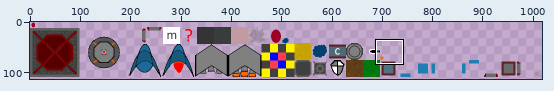
Two versions of one sprite sheet, client/assets/sprites.png. The picture above shows the old version from afar; the outline marks the close-up.
Close-up. Old version:
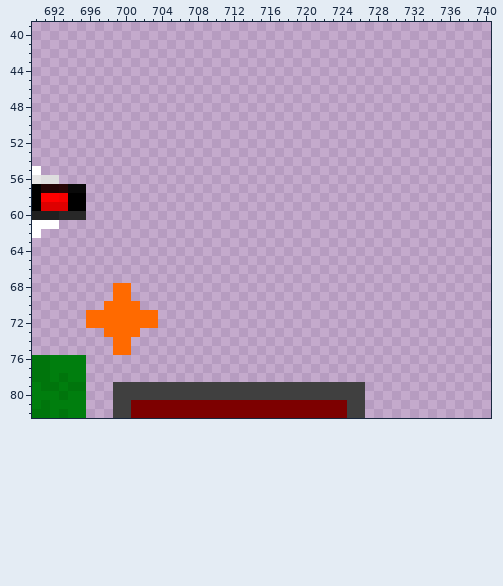
The file is 1024x128 pixels. Colours within 5 levels of each other are drawn and written as one. Shown: x 690..740, y 39..82. The wide view leaves out empty margins.
New version:
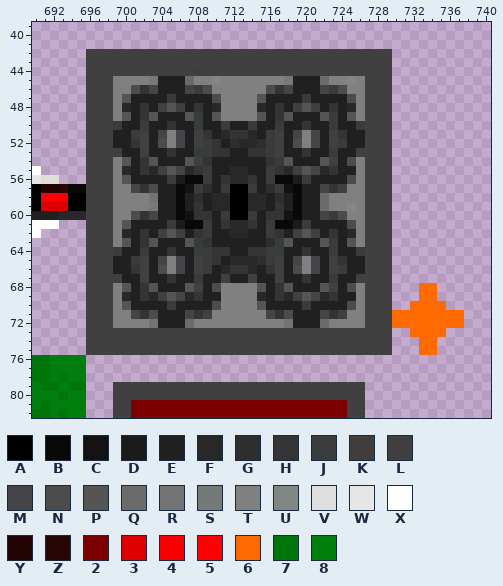
Palette (. is transparent): A #000000  B #090909  C #131313  D #1a1b1b  E #202020  F #282828  G #2e2e2e  H #343434  J #393c3c  K #403d3a  L #404040  M #454449  N #4d4c4c  P #555555  Q #6b6b6b  R #737373  S #767979  T #808080  U #818883  V #dedede  W #e6e6e6  X #ffffff  Y #220404  Z #280606  2 #7d0000  3 #de0000  4 #f70000  5 #ff0000  6 #ff6a00  7 #00750c  8 #007e0e
From old to new:
@@ x 690..740 @@
 41 ...................................................
-42 ...................................................
-43 ...................................................
-44 ...................................................
-45 ...................................................
-46 ...................................................
-47 ...................................................
-48 ...................................................
-49 ...................................................
-50 ...................................................
-51 ...................................................
-52 ...................................................
-53 ...................................................
-54 ...................................................
-55 X..................................................
-56 WVV................................................
-57 AYYZBB.............................................
-58 A554AA.............................................
-59 A333AA.............................................
-60 EEEFFF.............................................
-61 XXX................................................
-62 X..................................................
-63 ...................................................
-64 ...................................................
-65 ...................................................
-66 ...................................................
-67 ...................................................
-68 .........66........................................
-69 .........66........................................
-70 ........6666.......................................
-71 ......66666666.....................................
-72 ......66666666.....................................
-73 ........6666.......................................
-74 .........66........................................
-75 .........66........................................
+42 ......LLLLLLLLLLLLLLLLLLLLLLLLLLLLLLLLLL...........
+43 ......LLLLLLLLLLLLLLLLLLLLLLLLLLLLLLLLLL...........
+44 ......LLLLLLLLLLLLKLLLLLLLLLLLLLLLLLLLLL...........
+45 ......LLLTTTTSEEEQTTUTTTTTTTSEEEQTTUTLLL...........
+46 ......LLLTTNHMEEEMJNTTTTTTNHMEEEMJNTTLLL...........
+47 ......LLLTPEEEEJEEEENTTTTPEEEEJEEEENTLLL...........
+48 ......LLLTFEHELPLEHEFTTTTFEHELPLEHEFTLLL...........
+49 ......LLLTPEHPEEEPJEPTTTTPEHPEEEPJEPTLLL...........
+50 ......LLLJEEJEEHEEJEEJEEJEEJEEHEEJEEJLLL...........
+51 ......LLLEEJLEMTMELHEFHHFEJLEMTMELHEELLL...........
+52 ......LLLEEHLENTMELJHEGFFGJLENTMELJEELLL...........
+53 ......LLLLEELEEHEEJJHHEEHHJLEEHEEJEELLLL...........
+54 ......LLLTPEHPEEEPLHEEEEEEHJPEEEPLENTLLL...........
+55 X.....LLLTFEHFLPMFHJEEFFEEJHFLPMFHEETLLL...........
+56 WVV...LLLTPEEEEJDBBJEHFFHEJBBDJEEEENTLLL...........
+57 AYYZBBLLLTTMHNEEBCJGEJAAJEGJCBEEMHLTTLLL...........
+58 A554AALLLTTTTREEBEGEFFAAFFEGEBEEQTTTTLLL...........
+59 A333AALLLTTTTSEEBEHEFFAAFFEHEBEEQTTUTLLL...........
+60 EEEFFFLLLTTNHMEEBCHHEJAAJEHHCBEEMJNTTLLL...........
+61 XXX...LLLTPEEEEJDBBJEHFFHEJBBDJEEEENTLLL...........
+62 X.....LLLTFEHELPLEHJEEFFEEJHELPLEHEFTLLL...........
+63 ......LLLTPEHPEEEPJHEEEEEEGJPEEEPJEPTLLL...........
+64 ......LLLJEEJEEHEEJJHHEEHHJJEEHEEJEEJLLL...........
+65 ......LLLEEJLEMTMELJHEFFFGJLEMTMELHEELLL...........
+66 ......LLLEEHLENTMELJEFHHFEHLENTMELJEELLL...........
+67 ......LLLLEELEEHEEJEELEELEELEEHEEJEELLLL...........
+68 ......LLLTPEHPEEEPLENTTTTPEHPEEEPLENTLLL...66......
+69 ......LLLTFEHFLPMFHEETTTTFEHFLPMFHEETLLL...66......
+70 ......LLLTPEEEEJEEEENTTTTPEEEEJEEEENTLLL..6666.....
+71 ......LLLTTMHNEEEMHLTTTTTTMHNEEEMHLTTLLL66666666...
+72 ......LLLTTTTREEEQTTTTTTTTTTREEEQTTTTLLL66666666...
+73 ......LLLLLLLLLLLLLLLLLLLLLLLLLLLLLLLLLL..6666.....
+74 ......LLLLLLLLLLLLLLLLLLLLLLLLLLLLLLLLLL...66......
+75 ......LLLLLLLLLLLLLLLLLLLLLLLLLLLLLLLLLL...66......
 76 778888.............................................
Pixel boxes of the changes (left, top, right, bottom) in both close-ups:
changed: (86, 49, 464, 355)
